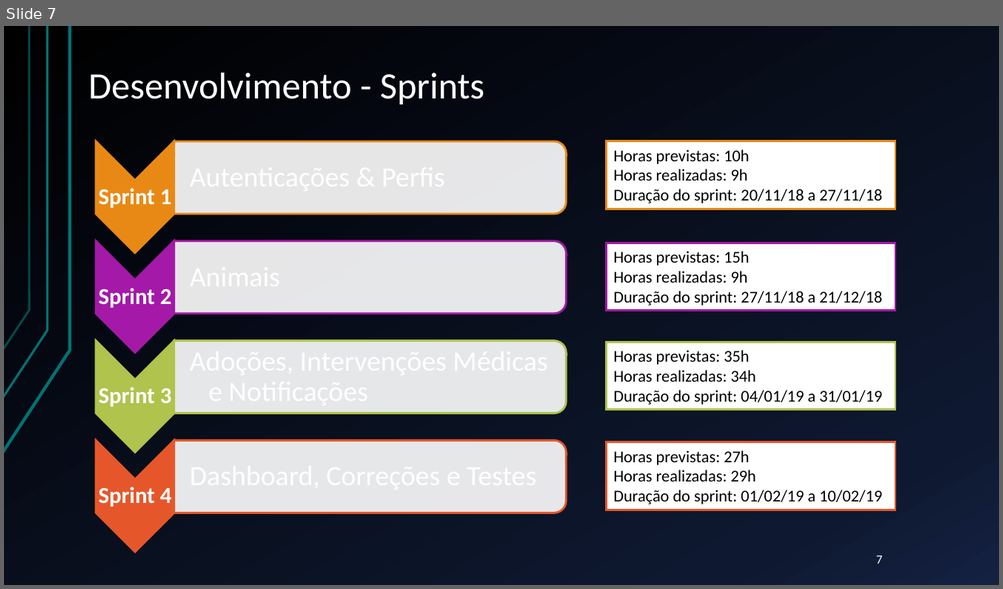
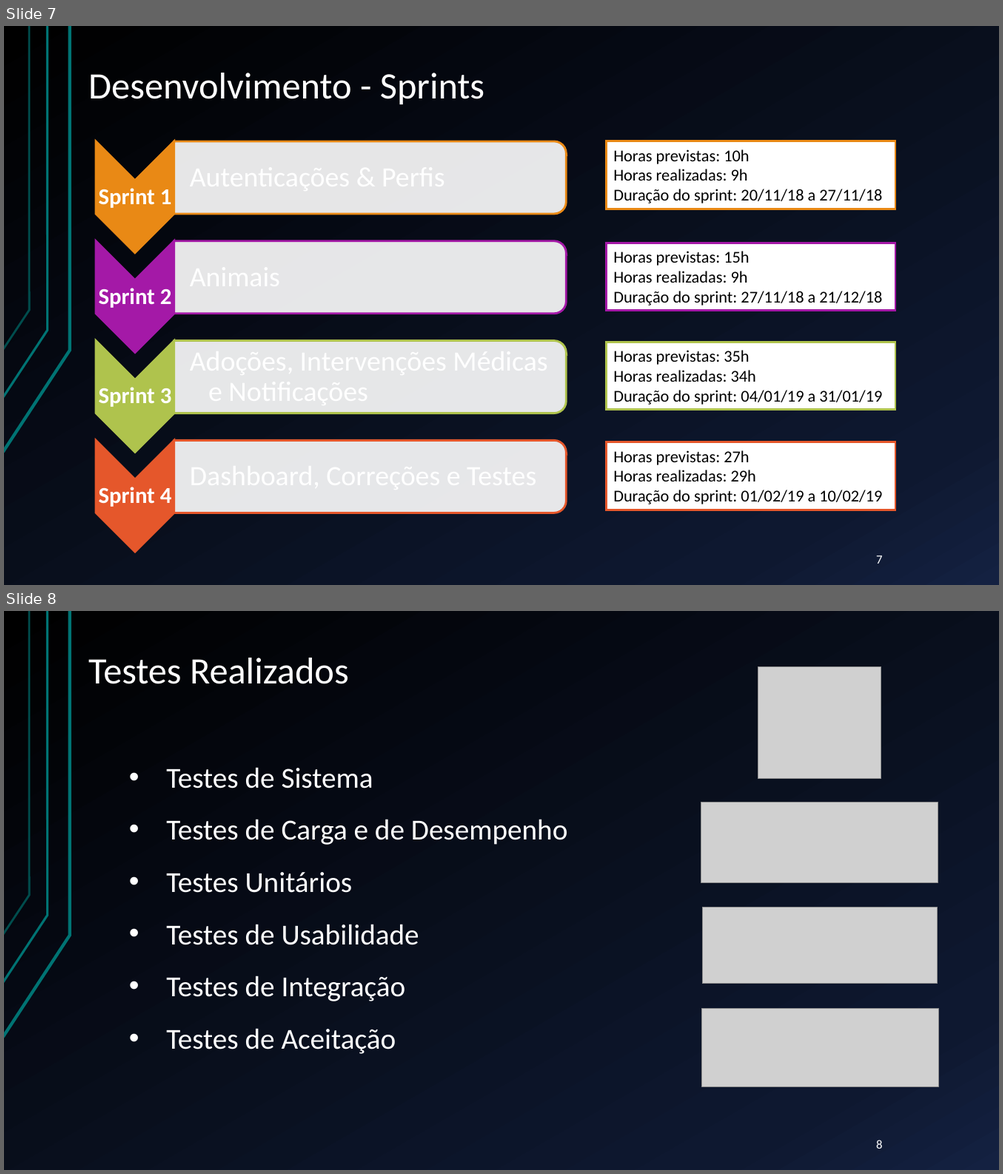
Before and after one commit to lodyny/ProjetoESW, a slide deck: Apresentacao.pptx. Shown one above the other, each under a label of ours: slide 7 before the commit, slides 7 and 8 after it. The pictures are 1003x589 and 1003x1174 pixels, drawn with LibreOffice and Linux fonts; fonts in the diff are those of the drawing; grey boxes stand for pictures. Boxes give left, top, right and bottom in pixels: in the first picture for what was removed or moved away, otherwise in the second. Text is boxed around its words. In the diff, an @@ line names an element or a change of style, - is before the commit and + after.

```diff
--- a/Apresentacao.pptx
+++ b/Apresentacao.pptx
@@ slide 8 added at [4, 611, 999, 1170], background gradient #000000 to #0F1931 to #142242; not listed: 3 template elements that a slide beside it also shows @@
@@ title added at [88, 658, 349, 684], 36 pt, text #FFFFFF @@
+Testes Realizados
@@ picture added at [757, 667, 881, 779] @@
@@ text added at [166, 767, 568, 1054], 28 pt, text #FFFFFF @@
+• Testes de Sistema
+• Testes de Carga e de Desempenho
+• Testes Unitários
+• Testes de Usabilidade
+• Testes de Integração
+• Testes de Aceitação
@@ picture added at [701, 803, 937, 883] @@
@@ picture added at [702, 908, 936, 984] @@
@@ picture added at [702, 1008, 938, 1088] @@
@@ page number added at [876, 1140, 882, 1149], 12 pt, text #FFFFFF @@
+8
```
Also in this commit, not shown: 2 slides changed, 1 slide removed.
